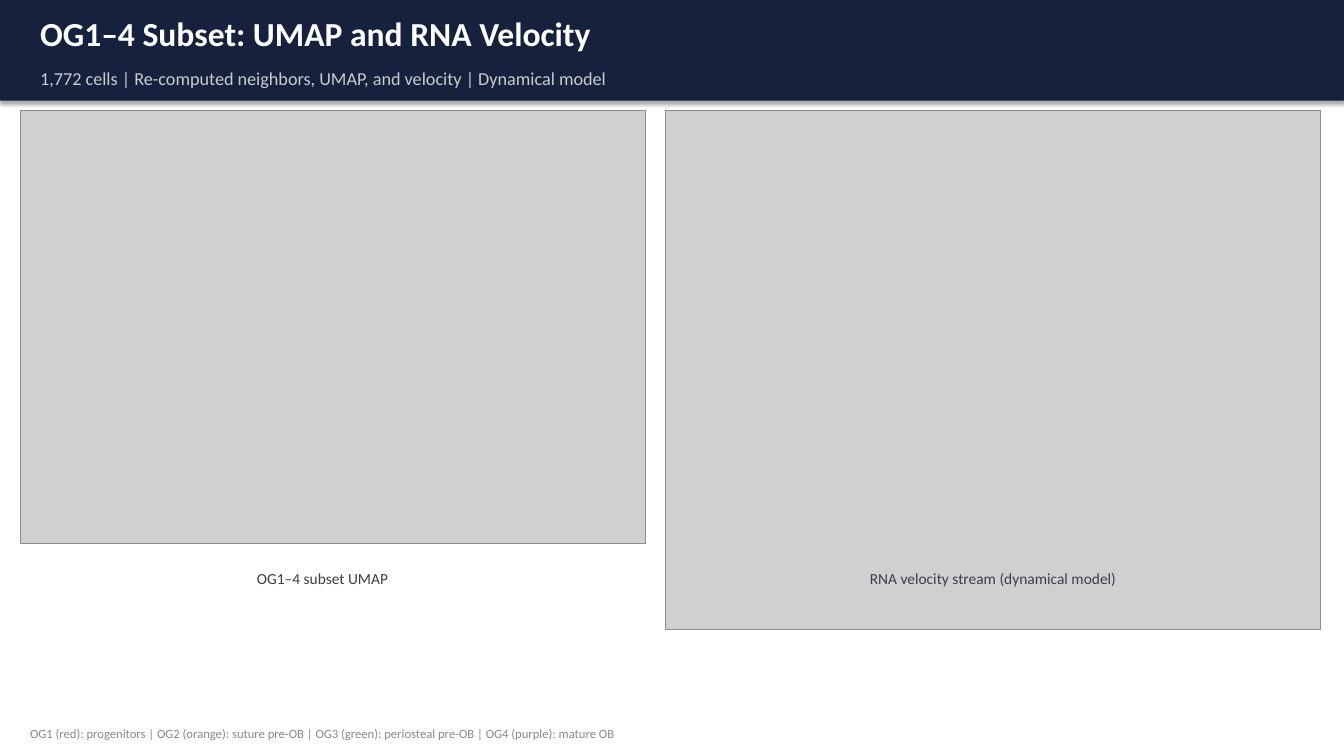
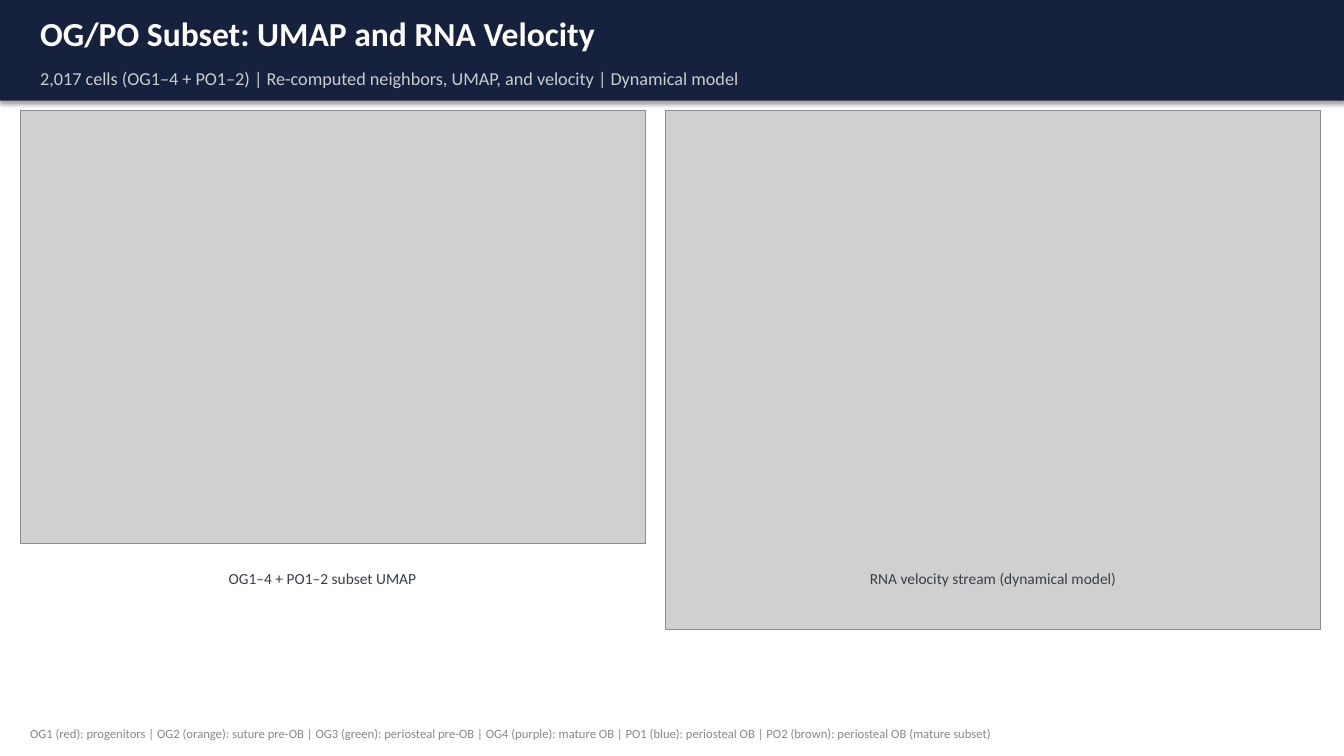
Before and after one commit to miuraTakashi/SutureRNAVelocity, a slide deck: slide 6 of SutureRNAVelocity_Results.pptx. Drawn at 1344x756 pixels with LibreOffice and Linux fonts; fonts in the diff are those of the drawing; grey boxes stand for pictures. Boxes give left, top, right and bottom in pixels: in the first picture for what was removed or moved away, otherwise in the second. Text is boxed around its words. In the diff, an @@ line names an element or a change of style, - is before the commit and + after.

```diff
--- a/SutureRNAVelocity_Results.pptx
+++ b/SutureRNAVelocity_Results.pptx
@@ text at [40,22,595,52]: text changed @@
-OG1–4 Subset: UMAP and RNA Velocity
+OG/PO Subset: UMAP and RNA Velocity
@@ text at [40,72,738,88]: text changed @@
-1,772 cells | Re-computed neighbors, UMAP, and velocity | Dynamical model
+2,017 cells (OG1–4 + PO1–2) | Re-computed neighbors, UMAP, and velocity | Dynamical model
@@ text at [229,573,416,584]: text changed @@
-OG1–4 subset UMAP
+OG1–4 + PO1–2 subset UMAP
@@ text at [30,729,990,740]: text changed @@
-OG1 (red): progenitors | OG2 (orange): suture pre-OB | OG3 (green): periosteal pre-OB | OG4 (purple): mature OB
+OG1 (red): progenitors | OG2 (orange): suture pre-OB | OG3 (green): periosteal pre-OB | OG4 (purple): mature OB | PO1 (blue): periosteal OB | PO2 (brown): periosteal OB (mature subset)
```
Also in this commit, not shown: 6 other slides changed, 16 other files.
